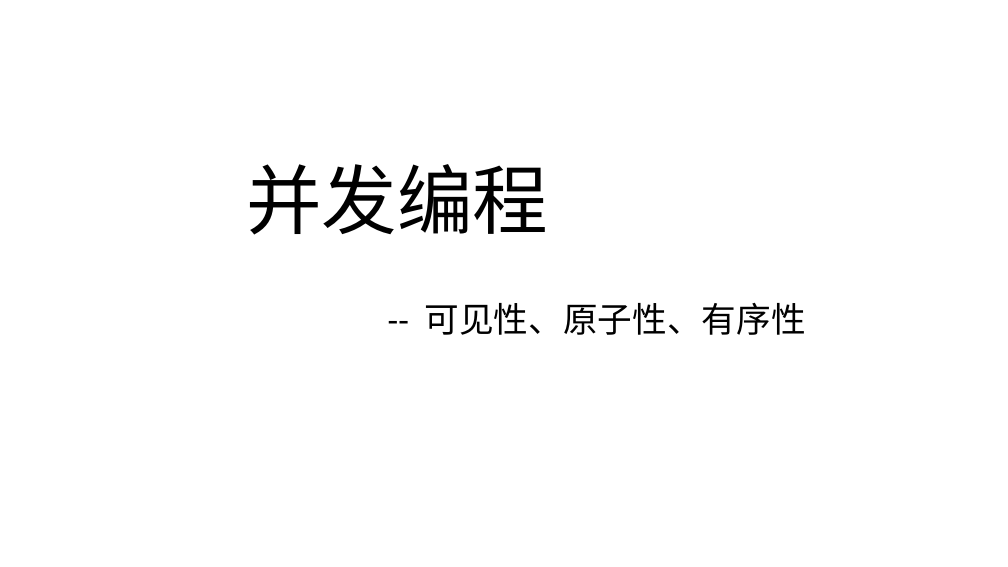
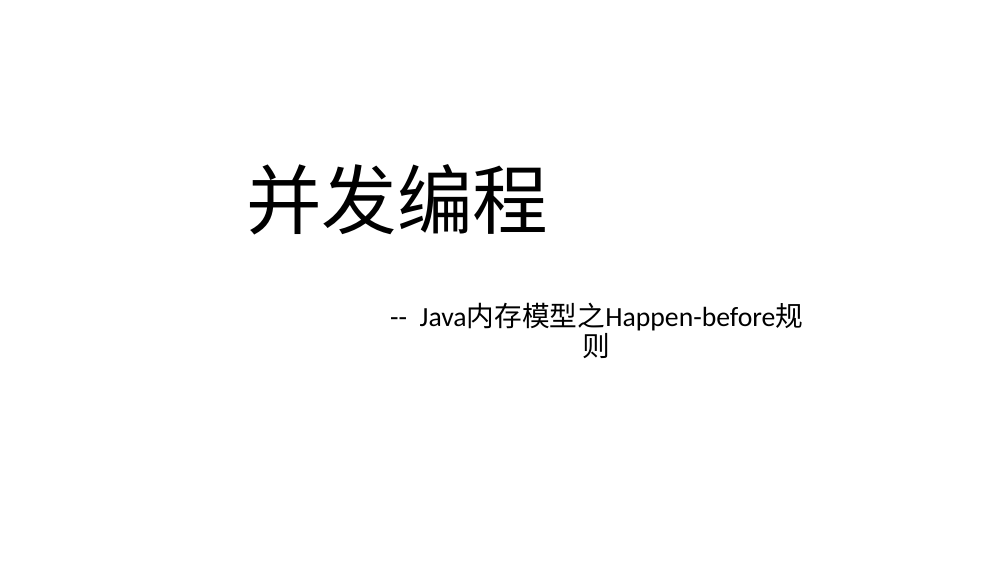
Before and after one commit to Kate-liu/Coder-Working, a slide deck: slide 2 of 9-Self article/标题Deno.pptx. Drawn at 1008x567 pixels with LibreOffice and Linux fonts; fonts in the diff are those of the drawing. Boxes give left, top, right and bottom in pixels: in the first picture for what was removed or moved away, otherwise in the second. Text is boxed around its words. In the diff, an @@ line names an element or a change of style, - is before the commit and + after.

```diff
--- a/9-Self article/标题Deno.pptx
+++ b/9-Self article/标题Deno.pptx
@@ subtitle at (420,303,804,331): text changed; size 33 to 26.4 pt @@
--- 可见性、原子性、有序性
+-- Java内存模型之Happen-before规则
```
Also in this commit, not shown: 2 other files.
